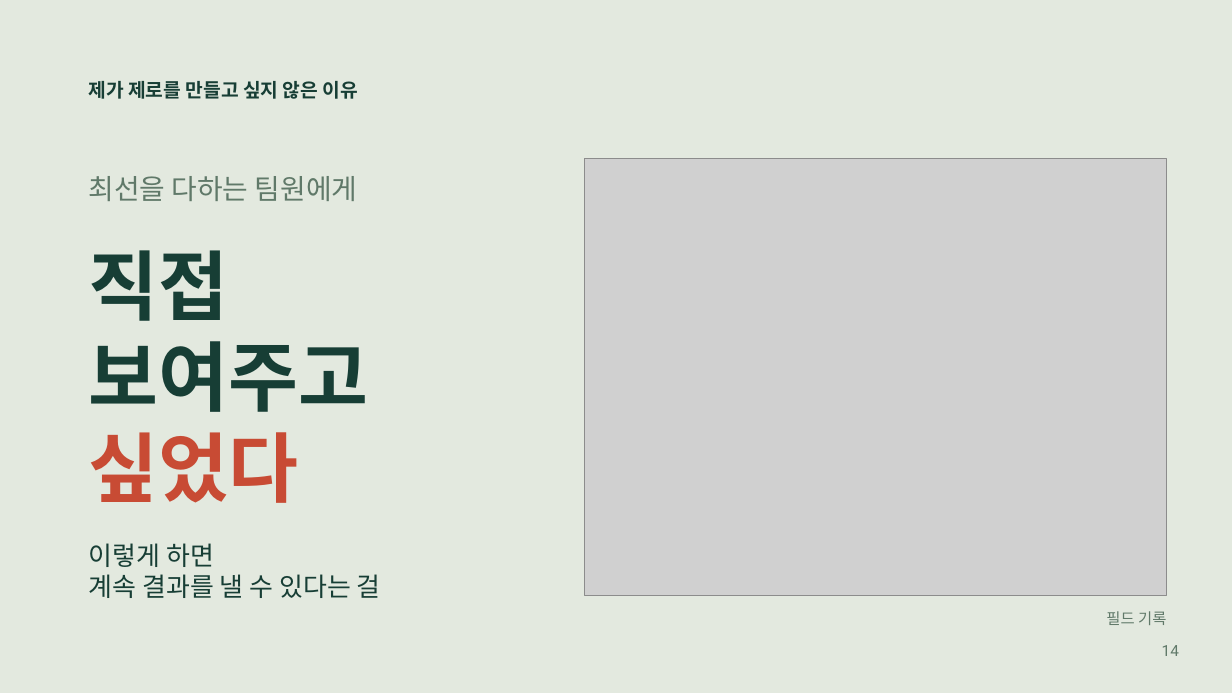
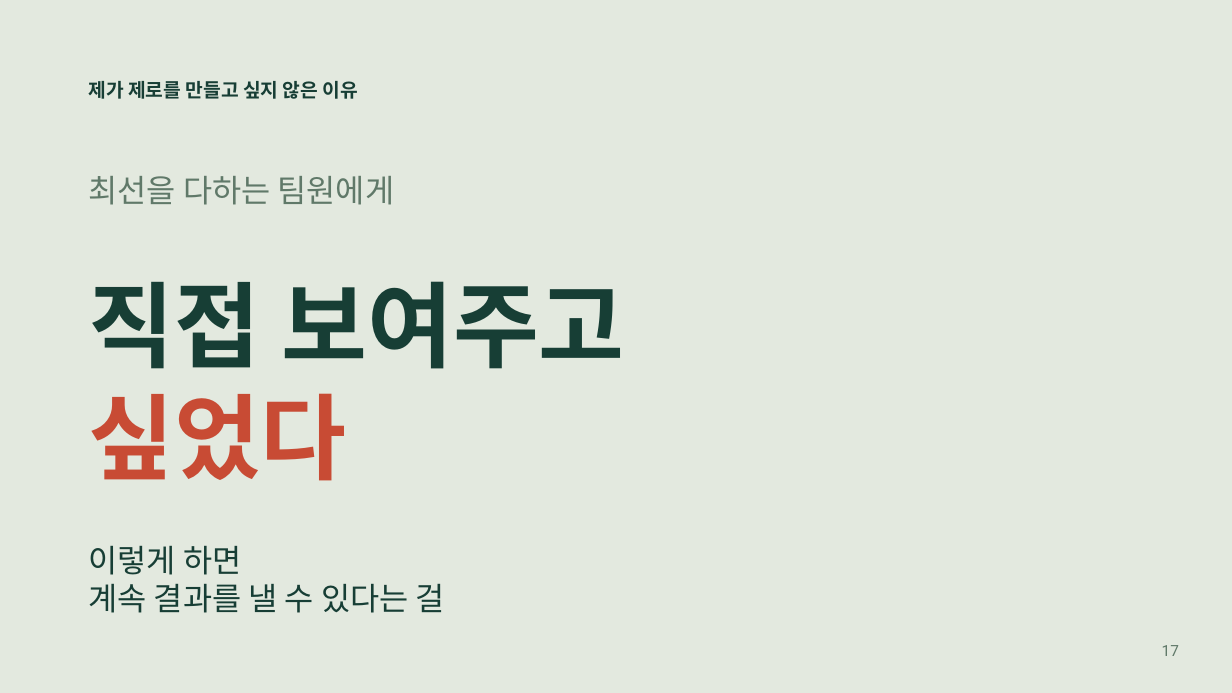
Before and after one commit to jaeyoung5178-bot/Presence, a slide deck: slide 17 of education/mentality/nozero400/NoZero-400Days.pptx (slide 14 before the commit). Drawn at 1232x693 pixels with LibreOffice and Linux fonts; fonts in the diff are those of the drawing; grey boxes stand for pictures. Boxes give left, top, right and bottom in pixels: in the first picture for what was removed or moved away, otherwise in the second. Text is boxed around its words. In the diff, an @@ line names an element or a change of style, - is before the commit and + after.

```diff
--- a/education/mentality/nozero400/NoZero-400Days.pptx
+++ b/education/mentality/nozero400/NoZero-400Days.pptx
@@ text "최선을 다하는 팀원에게" at [89,176,395,205]: size 21.8 to 24.8 pt @@
@@ picture removed at [584,159,1166,596] @@
@@ text "직접 보여주고": place and size @@
-text "직접 보여주고" at [89,250,369,503]
+text "직접 보여주고" at [89,281,624,481]
@@ text at [89,281,624,369]: text changed; size 59.2 to 72.8 pt @@
-직접
-보여주고
+직접 보여주고
@@ text at [89,393,347,481]: size 59.2 to 72.8 pt in "싶었다" @@
@@ text "이렇게 하면" at [89,545,445,613]: size 20.2 to 24.8 pt @@
@@ text removed at [1106,611,1166,625] @@
-필드 기록
@@ text at [1162,645,1179,656]: text changed @@
-14
+17
```
Also in this commit, not shown: 8 other slides changed, 5 slides added, 2 slides removed, 10 other files.
